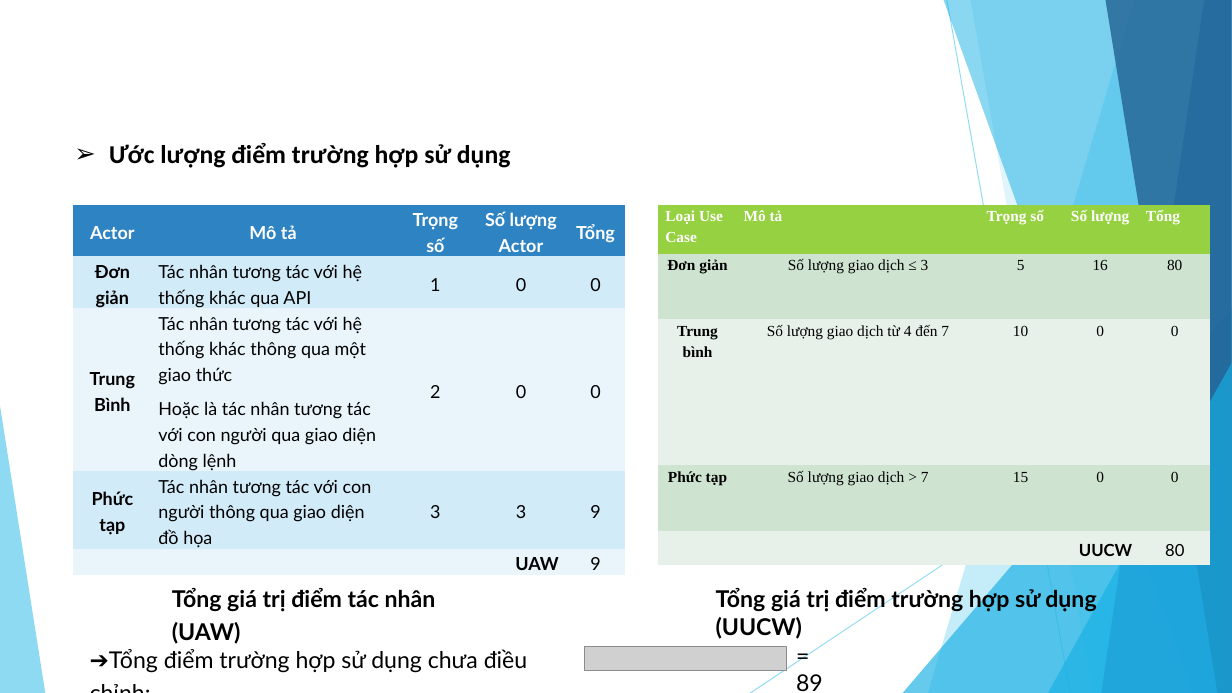
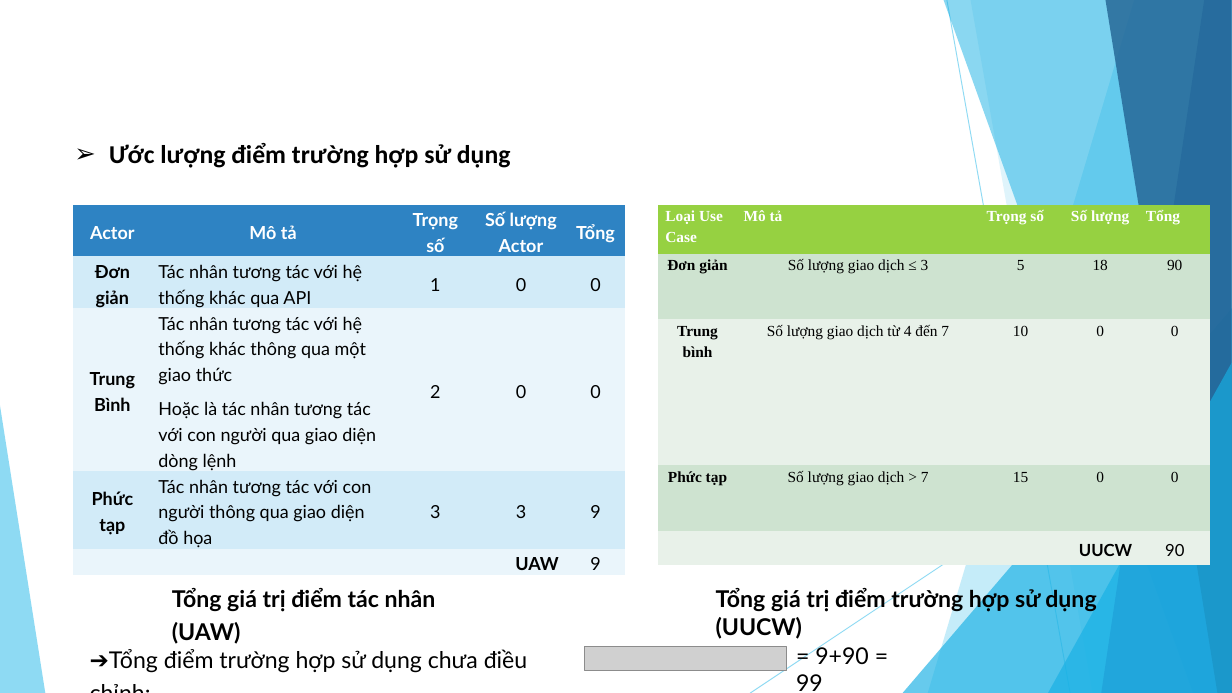
Before and after one commit to Project-Manager-Subject/ecom-shop, a slide deck: slide 12 of blog/docs/webiste_maytinh.pptx. Drawn at 1232x693 pixels with LibreOffice and Linux fonts; fonts in the diff are those of the drawing; grey boxes stand for pictures. Boxes give left, top, right and bottom in pixels: in the first picture for what was removed or moved away, otherwise in the second. Text is boxed around its words. In the diff, an @@ line names an element or a change of style, - is before the commit and + after.

```diff
--- a/blog/docs/webiste_maytinh.pptx
+++ b/blog/docs/webiste_maytinh.pptx
@@ table at (x1=659, y1=204, x2=1211, y2=565) @@
-row 2, column 4: 16
+row 2, column 4: 18
-row 2, column 5: 80
+row 2, column 5: 90
-row 5, column 5: 80
+row 5, column 5: 90
@@ text at (x1=796, y1=643, x2=869, y2=691): text changed @@
-= 89
+= 9+90 = 99
```
Also in this commit, not shown: 17 other slides changed, 13 slides added, 17 slides removed, 1 other file.
